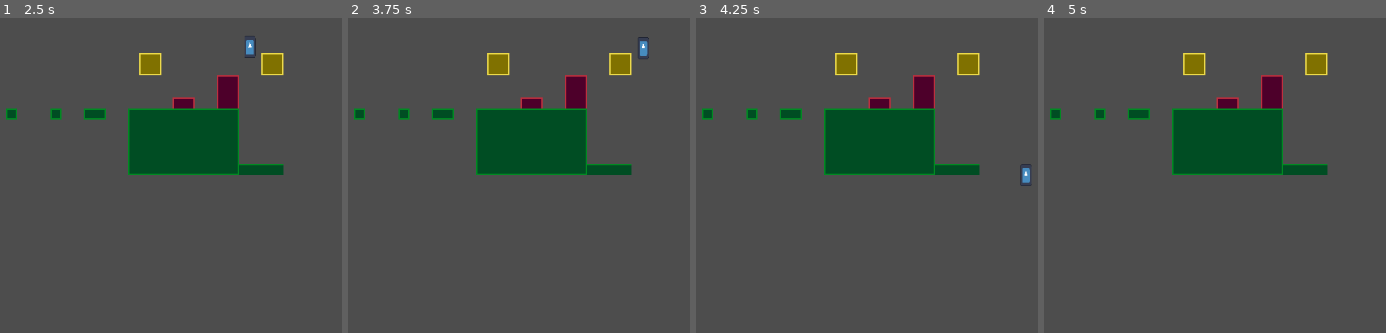
Above: before the commit, frames 1-4 (left to right).
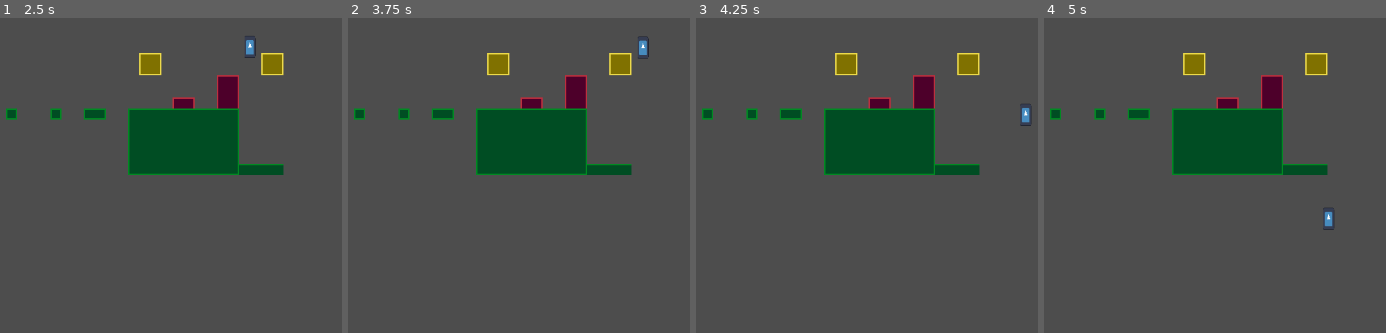
Above: after the commit, the same moments.

Repository: ygda-org/studio1
Game: Godot game, scene res://testing_area.tscn
Two runs of this game, one before a commit and one after it. Both use one fixed random seed, a clock stepped at 60 frames per second and the inputs below. This scene is started directly instead of the project's main scene. The engine's default icon, where the game draws it, is replaced by a stand-in: a white triangle on a blue panel in a dark square.
Inputs:
- Up to frame 1 (2.5 s): tap Enter at 0.5 s; hold D (move_right) 0.53-2.03 s; tap Space (jump) at 0.77, 1.52 s; hold A (move_left) from 2.03 s (still down)
- Up to frame 2 (3.75 s): release A (move_left) at 2.78 s; hold D (move_right) from 2.78 s (still down); tap Space (jump) at 3.02 s
- Up to frame 3 (4.25 s): keep holding D (move_right); tap Space (jump) at 3.77 s
- Up to frame 4 (5 s): release D (move_right) at 4.28 s; hold A (move_left) from 4.28 s (still down); tap Space (jump) at 4.52 s

Frame 1 is identical in both runs. In frame 2, less than 0.1% of the frame differs, in the area x 85-89%, y 5-13%; in frame 3, 0.3%, in the area x 94-98%, y 27-54%; in frame 4, 0.2%.

Commit message:
rq max fall speed

Diff:
--- a/game/base_player.gd
+++ b/game/base_player.gd
@@ -3,6 +3,7 @@
 
 const SPEED = 100.0
 const JUMP_VELOCITY = -300.0
+const MAX_FALL_SPEED = 200
 
 var can_jump
 
@@ -10,6 +11,8 @@
 	# gravity
 	if not is_on_floor():
 		velocity += get_gravity() * delta
+		if velocity.y > MAX_FALL_SPEED:
+			velocity.y = MAX_FALL_SPEED
 
 	# jump
 	if is_on_floor():
